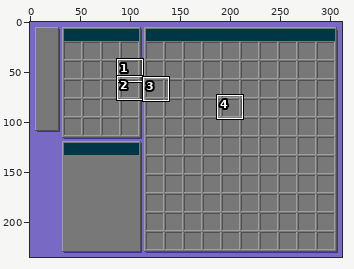
Pixel-art file -- mockup.aseprite. Above, an overview of the earlier version with the close-up marked.
Close-up. First the earlier version:
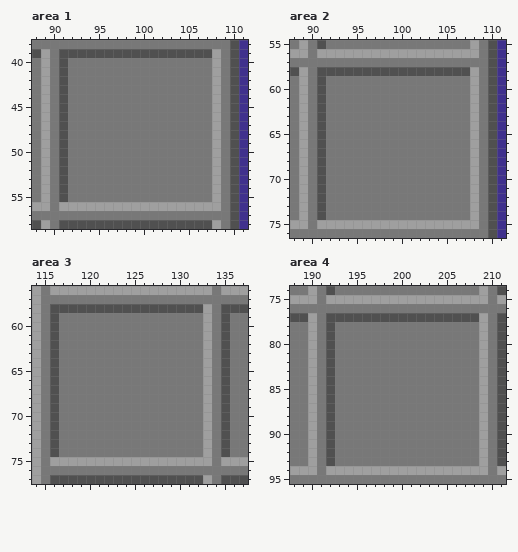
312x235 pixels, 1 frame. Shown: area 1: x 88..111, y 38..58; area 2: x 88..111, y 55..76; area 3: x 114..137, y 56..77; area 4: x 188..211, y 74..95. The commit also changed other parts of the picture, which this record leaves out.
And afterwards:
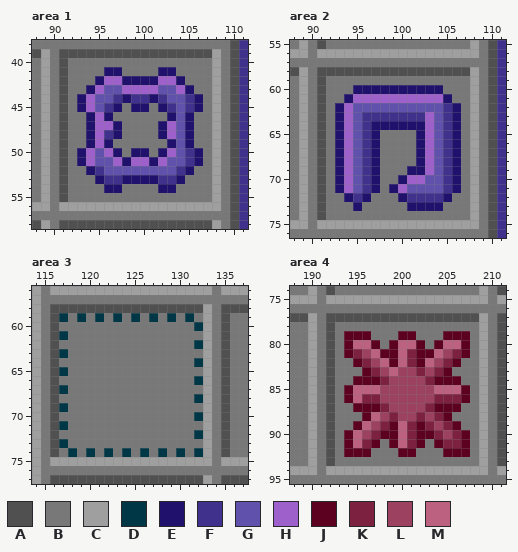
Palette (. is transparent): A #505050  B #787878  C #9f9f9f  D #003746  E #20116d  F #40318d  G #6051ac  H #9e61cc  J #5d0120  K #7d2140  L #9c4160  M #bc6180
What changed:
layer "Tasten" now shown
layer "Targethighlight" added
layer "Sigilli" added
--- area 1, layer "Sigilli"
@@ x 88..111 @@
 40 BCBABBBBBBBBBBBBBBBBCBAF
-41 BCBABBBBBBBBBBBBBBBBCBAF
-42 BCBABBBBBBBBBBBBBBBBCBAF
-43 BCBABBBBBBBBBBBBBBBBCBAF
-44 BCBABBBBBBBBBBBBBBBBCBAF
-45 BCBABBBBBBBBBBBBBBBBCBAF
-46 BCBABBBBBBBBBBBBBBBBCBAF
-47 BCBABBBBBBBBBBBBBBBBCBAF
-48 BCBABBBBBBBBBBBBBBBBCBAF
-49 BCBABBBBBBBBBBBBBBBBCBAF
-50 BCBABBBBBBBBBBBBBBBBCBAF
-51 BCBABBBBBBBBBBBBBBBBCBAF
-52 BCBABBBBBBBBBBBBBBBBCBAF
-53 BCBABBBBBBBBBBBBBBBBCBAF
-54 BCBABBBBBBBBBBBBBBBBCBAF
+41 BCBABBBBEEBBBBEEBBBBCBAF
+42 BCBABBBEHHEEEEHHEBBBCBAF
+43 BCBABBEHGGHHHHGGHEBBCBAF
+44 BCBABEHGGFEFFEFGGFEBCBAF
+45 BCBABEHGFEBEEBEFGFEBCBAF
+46 BCBABBEHEBBBBBBEGEBBCBAF
+47 BCBABBEHHEBBBBEHGEBBCBAF
+48 BCBABBEHFEBBBBEHGEBBCBAF
+49 BCBABBEHEBBBBBBEGEBBCBAF
+50 BCBABEHGHEBEEBEHGFEBCBAF
+51 BCBABEHGGHEHHEHGGFEBCBAF
+52 BCBABBEFGGGGGGGGFEBBCBAF
+53 BCBABBBEFFEEEEFFEBBBCBAF
+54 BCBABBBBEEBBBBEEBBBBCBAF
 55 BCBABBBBBBBBBBBBBBBBCBAF
--- area 2, layer "Sigilli"
@@ x 88..111 @@
 59 BCBABBBBBBBBBBBBBBBBCBAF
-60 BCBABBBBBBBBBBBBBBBBCBAF
-61 BCBABBBBBBBBBBBBBBBBCBAF
-62 BCBABBBBBBBBBBBBBBBBCBAF
-63 BCBABBBBBBBBBBBBBBBBCBAF
-64 BCBABBBBBBBBBBBBBBBBCBAF
-65 BCBABBBBBBBBBBBBBBBBCBAF
-66 BCBABBBBBBBBBBBBBBBBCBAF
-67 BCBABBBBBBBBBBBBBBBBCBAF
-68 BCBABBBBBBBBBBBBBBBBCBAF
-69 BCBABBBBBBBBBBBBBBBBCBAF
-70 BCBABBBBBBBBBBBBBBBBCBAF
-71 BCBABBBBBBBBBBBBBBBBCBAF
-72 BCBABBBBBBBBBBBBBBBBCBAF
-73 BCBABBBBBBBBBBBBBBBBCBAF
+60 BCBABBBEEEEEEEEEEBBBCBAF
+61 BCBABBEHHHHHHHHHHEBBCBAF
+62 BCBABEHGGGGGGGGGGFEBCBAF
+63 BCBABEHGFFFFFFFHGFEBCBAF
+64 BCBABEHGFEEEEEEHGFEBCBAF
+65 BCBABEHGFEBBBBEHGFEBCBAF
+66 BCBABEHGFEBBBBEHGFEBCBAF
+67 BCBABEHGFEBBBBEHGFEBCBAF
+68 BCBABEHGFEBBBBEHGFEBCBAF
+69 BCBABEHGFEBBBEEHGFEBCBAF
+70 BCBABEHGFEBBEHHGGFEBCBAF
+71 BCBABEHGFEBEHGGGGFEBCBAF
+72 BCBABBEFEBBBEFFFFEBBCBAF
+73 BCBABBBEBBBBBEEEEBBBCBAF
 74 BCBABBBBBBBBBBBBBBBBCBAF
--- area 3, layer "Targethighlight"
@@ x 114..137 @@
 58 CBAAAAAAAAAAAAAAAAACBAAA
-59 CBABBBBBBBBBBBBBBBBCBABB
-60 CBABBBBBBBBBBBBBBBBCBABB
-61 CBABBBBBBBBBBBBBBBBCBABB
-62 CBABBBBBBBBBBBBBBBBCBABB
-63 CBABBBBBBBBBBBBBBBBCBABB
-64 CBABBBBBBBBBBBBBBBBCBABB
-65 CBABBBBBBBBBBBBBBBBCBABB
-66 CBABBBBBBBBBBBBBBBBCBABB
-67 CBABBBBBBBBBBBBBBBBCBABB
-68 CBABBBBBBBBBBBBBBBBCBABB
-69 CBABBBBBBBBBBBBBBBBCBABB
-70 CBABBBBBBBBBBBBBBBBCBABB
-71 CBABBBBBBBBBBBBBBBBCBABB
-72 CBABBBBBBBBBBBBBBBBCBABB
-73 CBABBBBBBBBBBBBBBBBCBABB
-74 CBABBBBBBBBBBBBBBBBCBABB
+59 CBADBDBDBDBDBDBDBDBCBABB
+60 CBABBBBBBBBBBBBBBBDCBABB
+61 CBADBBBBBBBBBBBBBBBCBABB
+62 CBABBBBBBBBBBBBBBBDCBABB
+63 CBADBBBBBBBBBBBBBBBCBABB
+64 CBABBBBBBBBBBBBBBBDCBABB
+65 CBADBBBBBBBBBBBBBBBCBABB
+66 CBABBBBBBBBBBBBBBBDCBABB
+67 CBADBBBBBBBBBBBBBBBCBABB
+68 CBABBBBBBBBBBBBBBBDCBABB
+69 CBADBBBBBBBBBBBBBBBCBABB
+70 CBABBBBBBBBBBBBBBBDCBABB
+71 CBADBBBBBBBBBBBBBBBCBABB
+72 CBABBBBBBBBBBBBBBBDCBABB
+73 CBADBBBBBBBBBBBBBBBCBABB
+74 CBABDBDBDBDBDBDBDBDCBABB
 75 CBCCCCCCCCCCCCCCCCCCBCCC
--- area 4, layer "Tasten"
@@ x 188..211 @@
 78 BBCBABBBBBBBBBBBBBBBBCBA
-79 BBCBABBBBBBBBBBBBBBBBCBA
-80 BBCBABBBBBBBBBBBBBBBBCBA
-81 BBCBABBBBBBBBBBBBBBBBCBA
-82 BBCBABBBBBBBBBBBBBBBBCBA
-83 BBCBABBBBBBBBBBBBBBBBCBA
-84 BBCBABBBBBBBBBBBBBBBBCBA
-85 BBCBABBBBBBBBBBBBBBBBCBA
-86 BBCBABBBBBBBBBBBBBBBBCBA
-87 BBCBABBBBBBBBBBBBBBBBCBA
-88 BBCBABBBBBBBBBBBBBBBBCBA
-89 BBCBABBBBBBBBBBBBBBBBCBA
-90 BBCBABBBBBBBBBBBBBBBBCBA
-91 BBCBABBBBBBBBBBBBBBBBCBA
-92 BBCBABBBBBBBBBBBBBBBBCBA
+79 BBCBABJJJBBBJJBBBJJJBCBA
+80 BBCBABJMMJBJMMJBJMMJBCBA
+81 BBCBABJKLMJJMKJJMLKJBCBA
+82 BBCBABBJKLMJMKJMLKJBBCBA
+83 BBCBABBBJKLMLLKLKJBBBCBA
+84 BBCBABBJJJKLLLLKJJJBBCBA
+85 BBCBABJMMMLLLLLLMMMJBCBA
+86 BBCBABJMKKLLLLLLKKKJBCBA
+87 BBCBABBJJJKLLLLKJJJBBCBA
+88 BBCBABBBJMLKLLKLKJBBBCBA
+89 BBCBABBJMLKJMKJKLKJBBCBA
+90 BBCBABJMLKJJMKJJKLKJBCBA
+91 BBCBABJMKJBJMKJBJKKJBCBA
+92 BBCBABJJJBBBJJBBBJJJBCBA
 93 BBCBABBBBBBBBBBBBBBBBCBA
Pixel boxes of the changes (left, top, right, bottom) in both close-ups:
changed: (77, 67, 203, 193)
changed: (335, 85, 461, 211)
changed: (59, 313, 203, 457)
changed: (344, 331, 470, 457)
